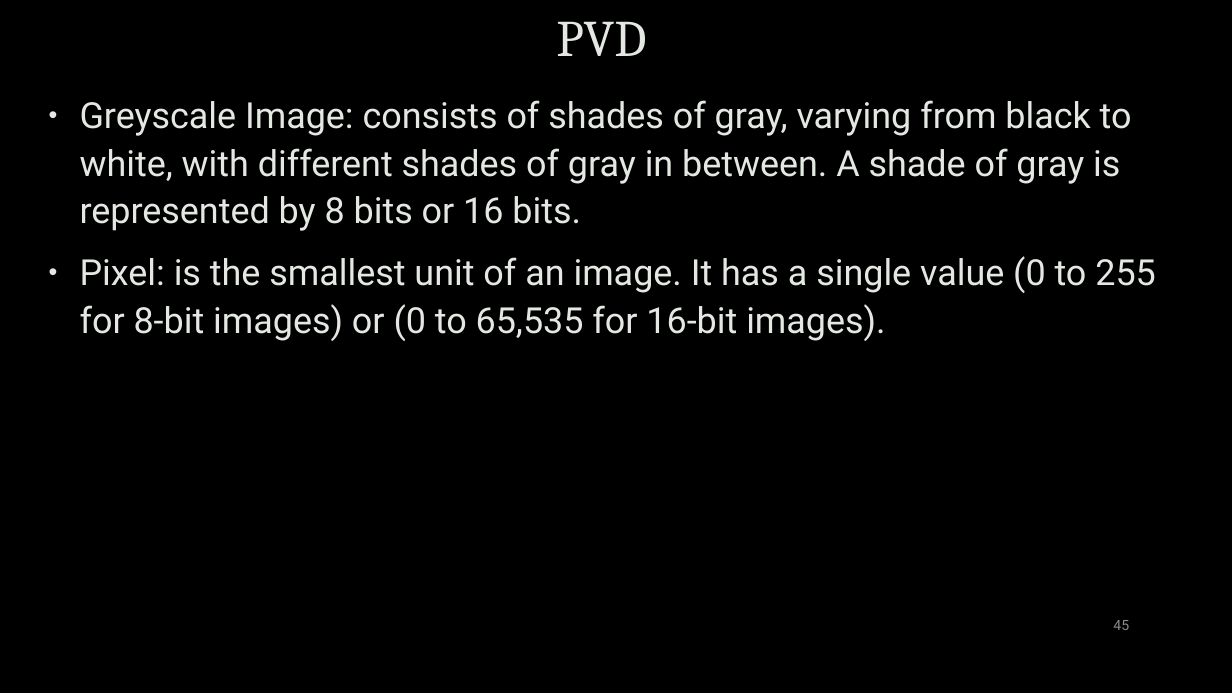
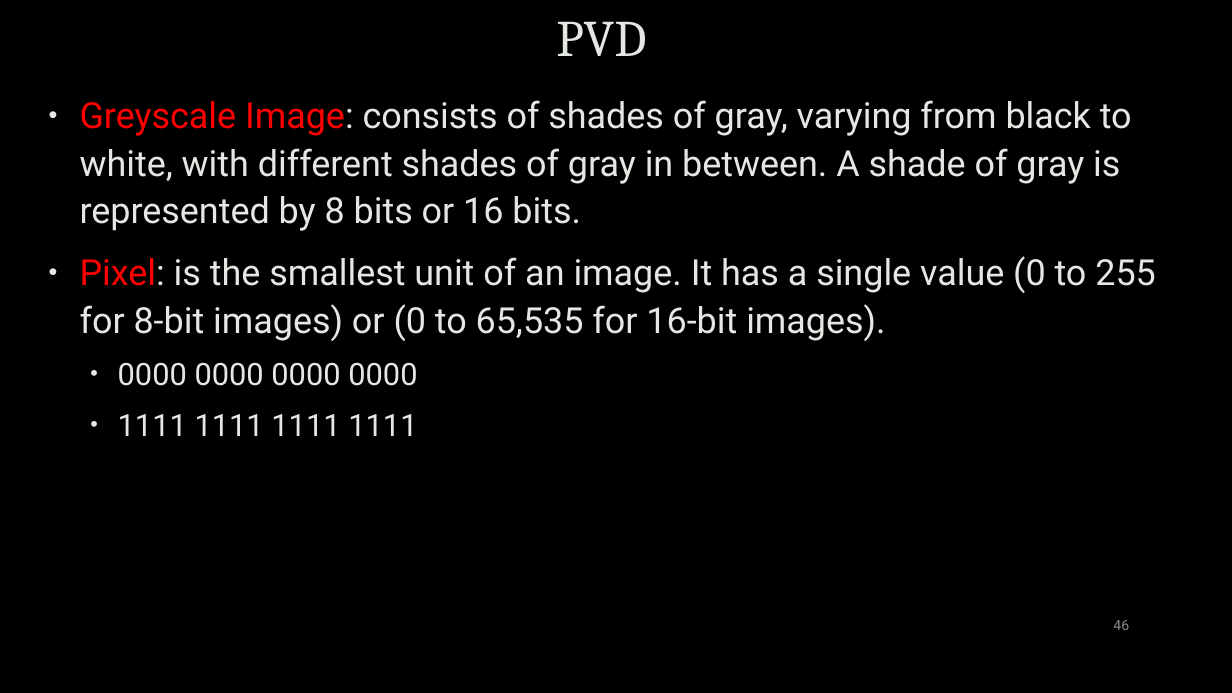
Before and after one commit to zhanyixinghua/cits1003, a slide deck: slide 46 of cits1003-lecture_slides/CITS1003-8 Forensics-exercises.pptx (slide 45 before the commit). Drawn at 1232x693 pixels with LibreOffice and Linux fonts; fonts in the diff are those of the drawing; background and template pictures are left out. Boxes give left, top, right and bottom in pixels: in the first picture for what was removed or moved away, otherwise in the second. Text is boxed around its words. In the diff, an @@ line names an element or a change of style, - is before the commit and + after.

Commit message:
typos in slides of week 8 corrected

```diff
--- a/cits1003-lecture_slides/CITS1003-8 Forensics-exercises.pptx
+++ b/cits1003-lecture_slides/CITS1003-8 Forensics-exercises.pptx
@@ text at <box>80,100,1156,341</box>: text colour #E4E8E2 to #FF0000 in "Greyscale Image:", "Pixel:" @@
@@ text at <box>118,363,417,436</box>: paragraphs added @@
+  • 0000 0000 0000 0000
+  • 1111 1111 1111 1111
```
Also in this commit, not shown: 16 other slides changed, 1 slide added.
